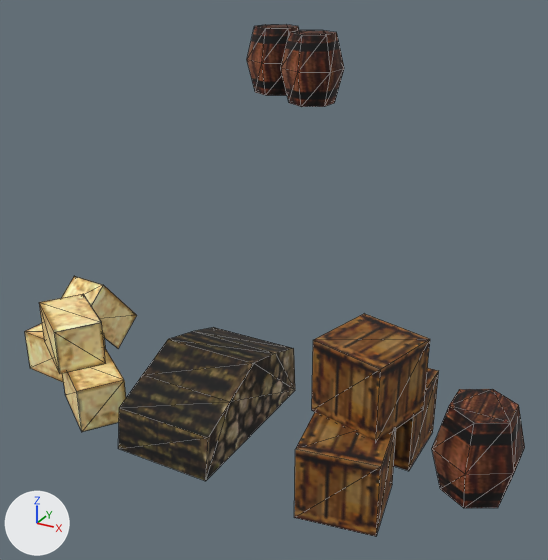
What one commit did to the COLLADA model client/art/meshes/props/pers_storehouse_1.dae.
Rendered twice from a camera (50 mm lens) standing at (0.181, -0.405, 0.241) and looking at (-0.019, -0.04, 0.058). Lighting does not change. The marker at lower left points along +X, +Y and +Z. Mesh edges are drawn as thin lines. Where no turn or scale is listed for an object, it has been applied to the vertices.

The first picture shows 'Object37-Pivot'.
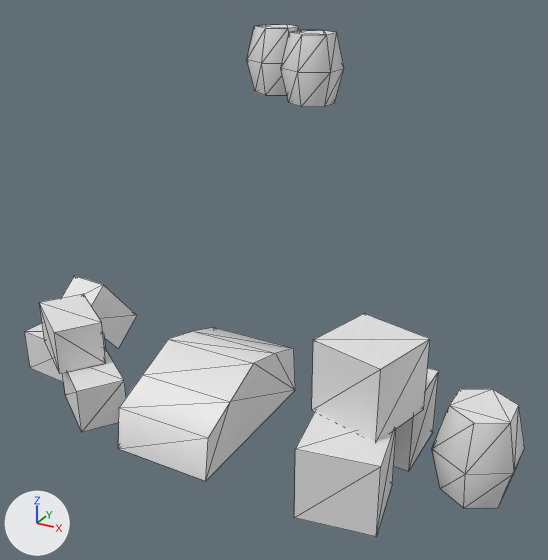
What differs and where, as boxes [x1, y1, x2, y2] in the pictures (548 x 560 px):
'Object37-Pivot', recoloured (brown to white)
    both: [25, 25, 525, 536]

Diff of the bpy script that builds the scene:
```diff
--- a/client/art/meshes/props/pers_storehouse_1.dae.py
+++ b/client/art/meshes/props/pers_storehouse_1.dae.py
@@ me_object37mesh @@
 me_object37mesh.from_pydata(...)  # 124 vertices, 174 faces; spans x -0.237..0.052, y -0.002..0.287, z -0.014..0.173
-me_object37mesh.materials.append(mat_gray)  # picture img_pers_struct_dds
```
